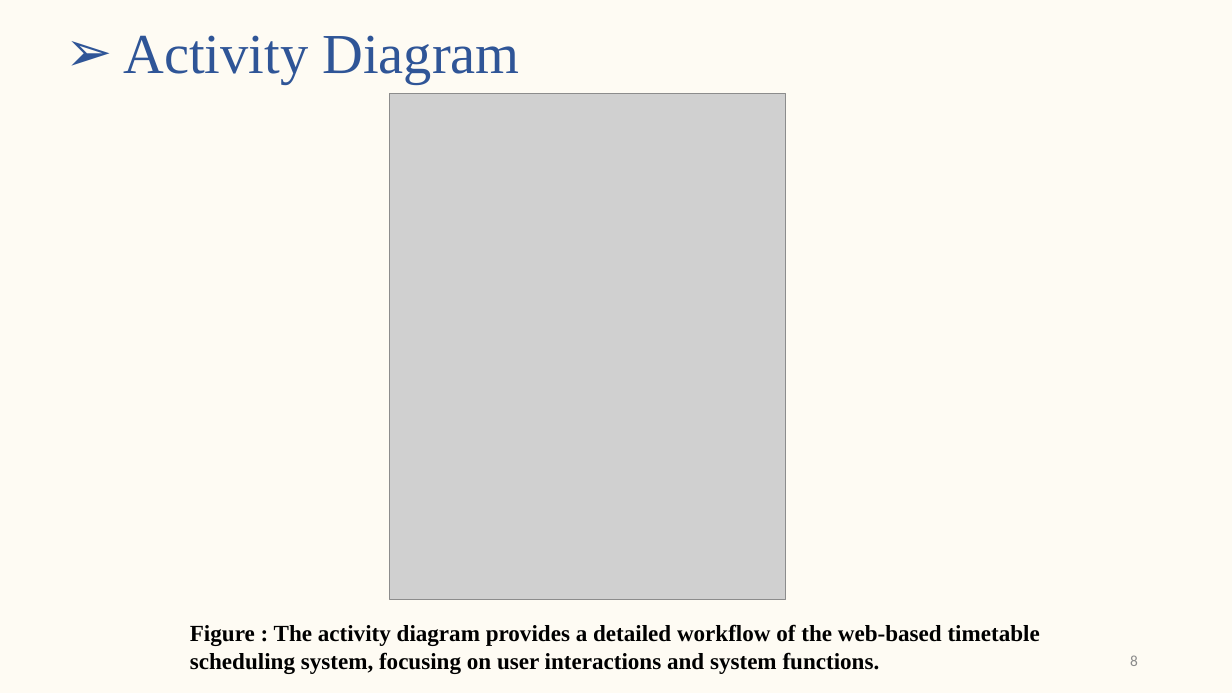
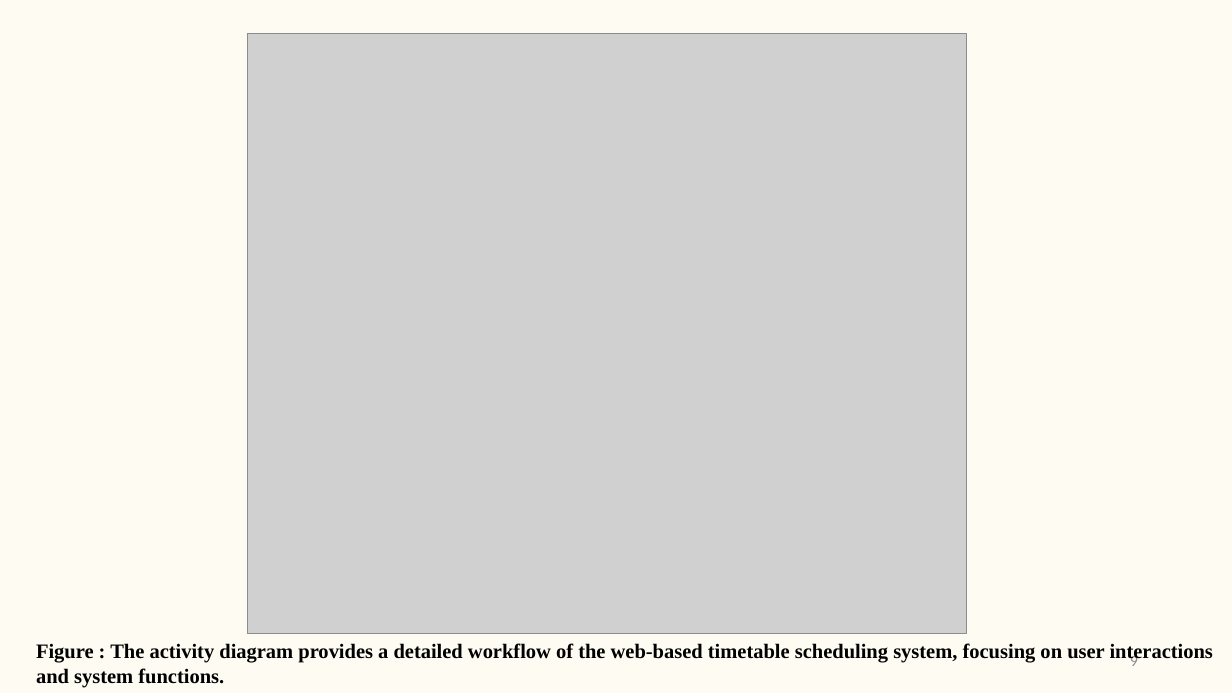
Before and after one commit to gaurav-g-alva/Collection, a slide deck: slide 9 of Project-Complete docs/Synopsis Presentation.pptx (slide 8 before the commit). Drawn at 1232x693 pixels with LibreOffice and Linux fonts; fonts in the diff are those of the drawing; grey boxes stand for pictures. Boxes give left, top, right and bottom in pixels: in the first picture for what was removed or moved away, otherwise in the second. Text is boxed around its words. In the diff, an @@ line names an element or a change of style, - is before the commit and + after.

```diff
--- a/Project-Complete docs/Synopsis Presentation.pptx
+++ b/Project-Complete docs/Synopsis Presentation.pptx
@@ title removed at box(123, 35, 519, 84) @@
-➢ Activity Diagram
@@ picture added at box(248, 33, 967, 634) @@
@@ picture removed at box(390, 93, 786, 600) @@
@@ text "Figure : The activity diagram ...": place and size @@
-text "Figure : The activity diagram ..." at box(190, 624, 1040, 674)
+text "Figure : The activity diagram ..." at box(36, 643, 1213, 688)
@@ text "Figure : The activity diagram ..." at box(36, 643, 1213, 688): size 18 to 16 pt @@
@@ page number at box(1130, 653, 1138, 666): text changed @@
-8
+9
```
Also in this commit, not shown: 5 other slides changed, 9 slides added, 2 slides removed, 1 other file.
